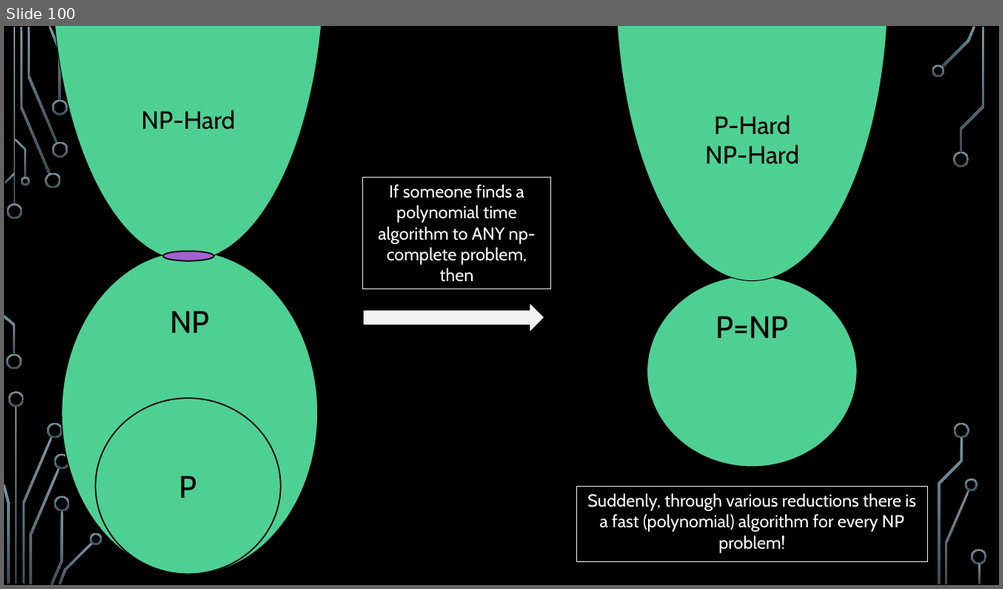
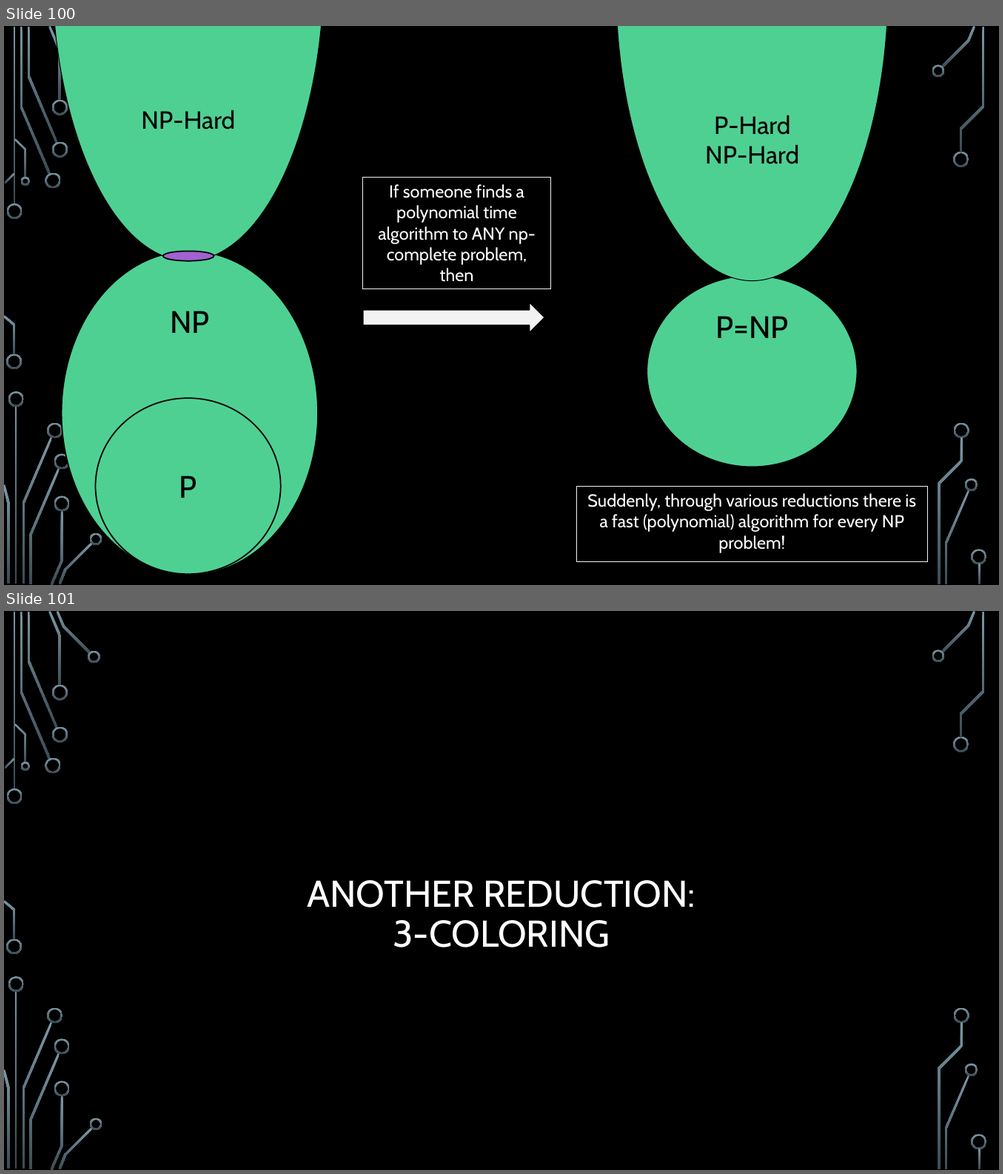
Before and after one commit to markfloryan/dmt2, a slide deck: slides/05-ComplexityTheory.pptx. Shown one above the other, each under a label of ours: slide 100 before the commit, slides 100 and 101 after it. The pictures are 1003x589 and 1003x1174 pixels, drawn with LibreOffice and Linux fonts; fonts in the diff are those of the drawing; background and template pictures are left out. Boxes give left, top, right and bottom in pixels: in the first picture for what was removed or moved away, otherwise in the second. Text is boxed around its words. In the diff, an @@ line names an element or a change of style, - is before the commit and + after.

```diff
--- a/slides/05-ComplexityTheory.pptx
+++ b/slides/05-ComplexityTheory.pptx
@@ slide 101 added at [4, 611, 999, 1170], background picture (left out); not listed: 36 template elements that a slide beside it also shows @@
@@ title added at [307, 880, 696, 948], 36 pt, text #FFFFFF @@
+ANOTHER REDUCTION:
+3-COLORING
```
Also in this commit, not shown: 13 other slides added, 2 other files.
